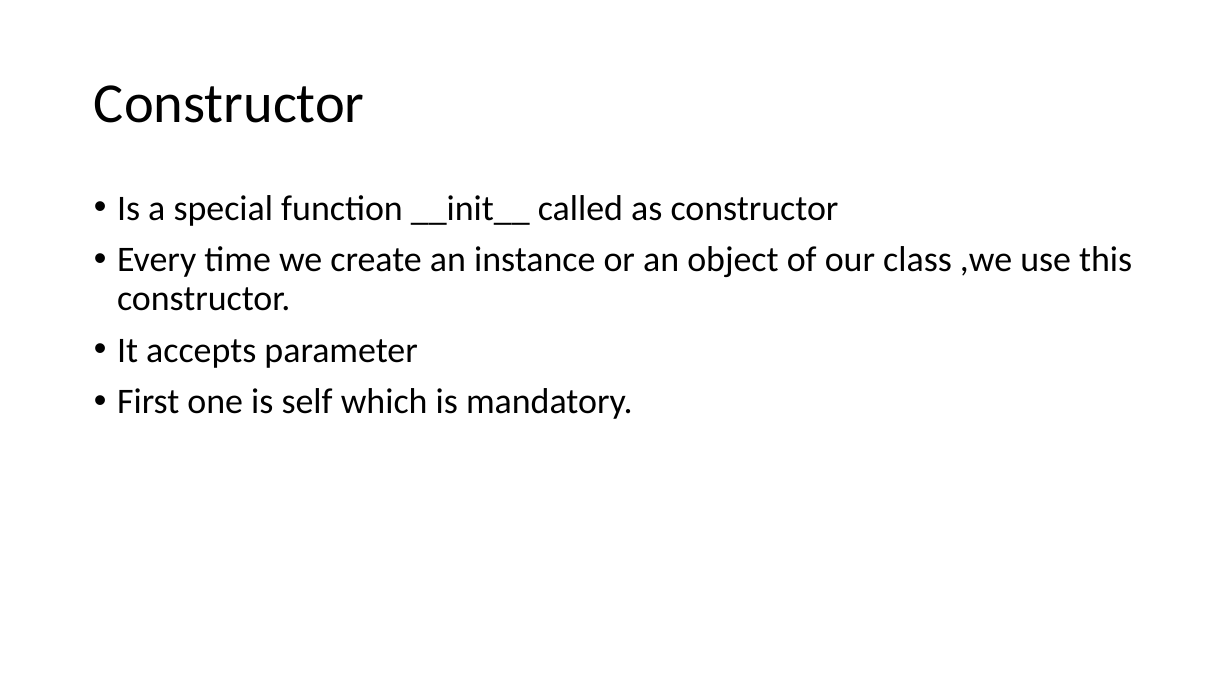
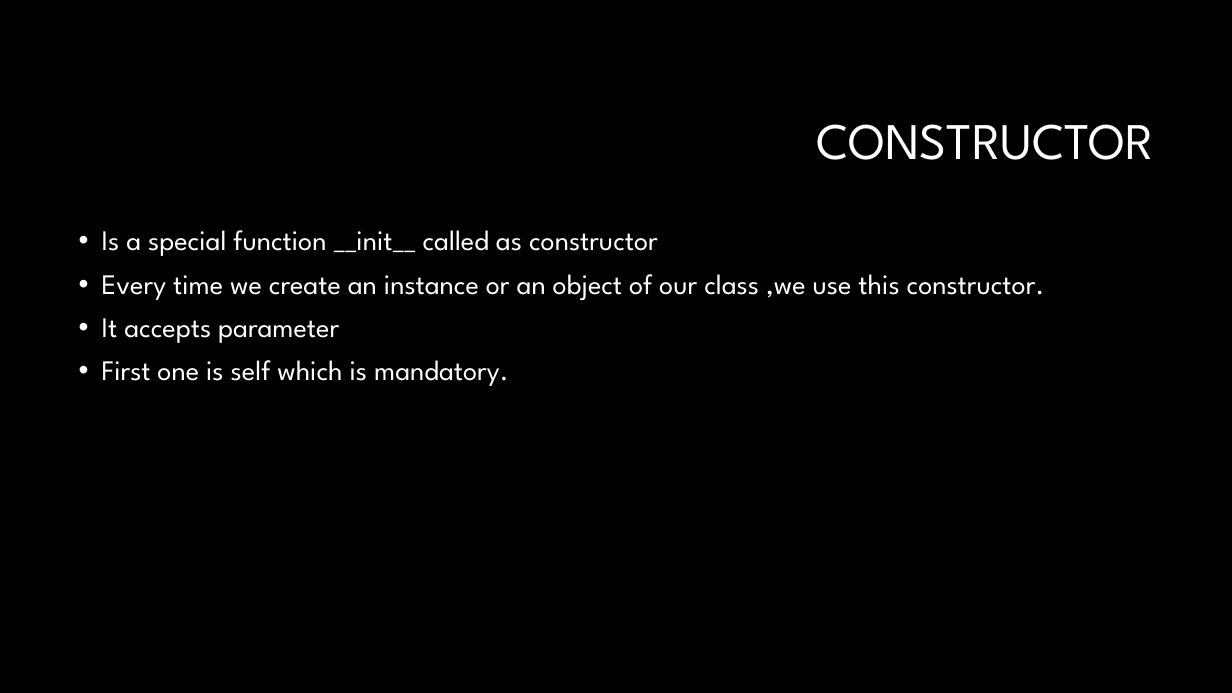
Before and after one commit to LuyangYin1/Python-for-everyone, a slide deck: slide 3 of Class-3/Classes and Objects.pptx. Drawn at 1232x693 pixels with LibreOffice and Linux fonts; fonts in the diff are those of the drawing; background and template pictures are left out. Boxes give left, top, right and bottom in pixels: in the first picture for what was removed or moved away, otherwise in the second. Text is boxed around its words. In the diff, an @@ line names an element or a change of style, - is before the commit and + after.

```diff
--- a/Class-3/Classes and Objects.pptx
+++ b/Class-3/Classes and Objects.pptx
@@ background #FFFFFF to #000000 @@
@@ title at (816, 124, 1153, 160): text changed; size 44 to 40 pt; font Calibri to League Spartan; text colour #000000 to #FFFFFF @@
-Constructor
+CONSTRUCTOR
@@ text "Is a special function __init__ ...": place and size @@
-text "Is a special function __init__ ..." at (117, 195, 1132, 419)
+text "Is a special function __init__ ..." at (102, 230, 1045, 386)
@@ text "Is a special function __init__ ..." at (102, 230, 1045, 386): size 28 to 22 pt, font Calibri to League Spartan, text colour #000000 to #FFFFFF @@
```
Also in this commit, not shown: 7 other slides changed, 1 other file.
